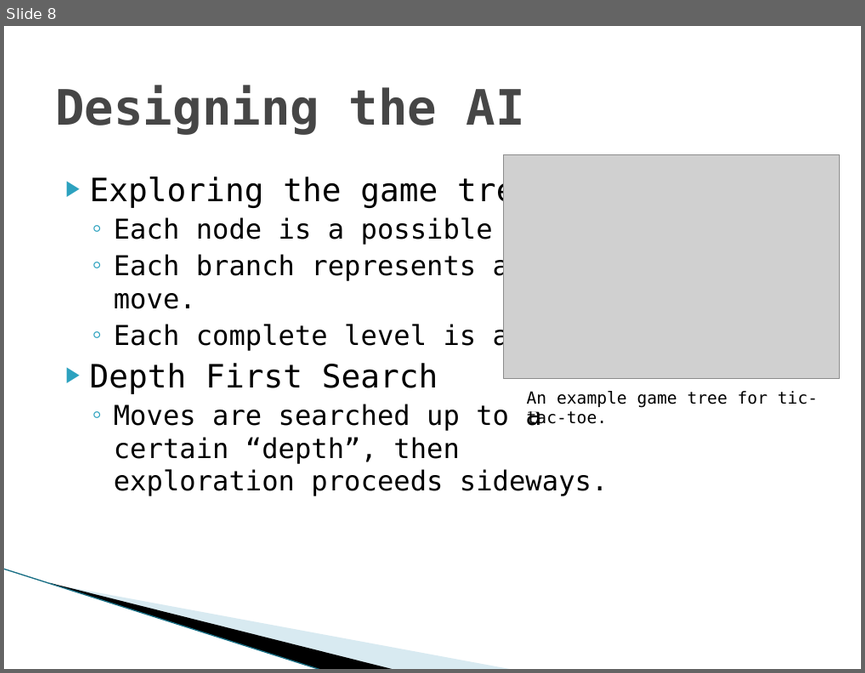
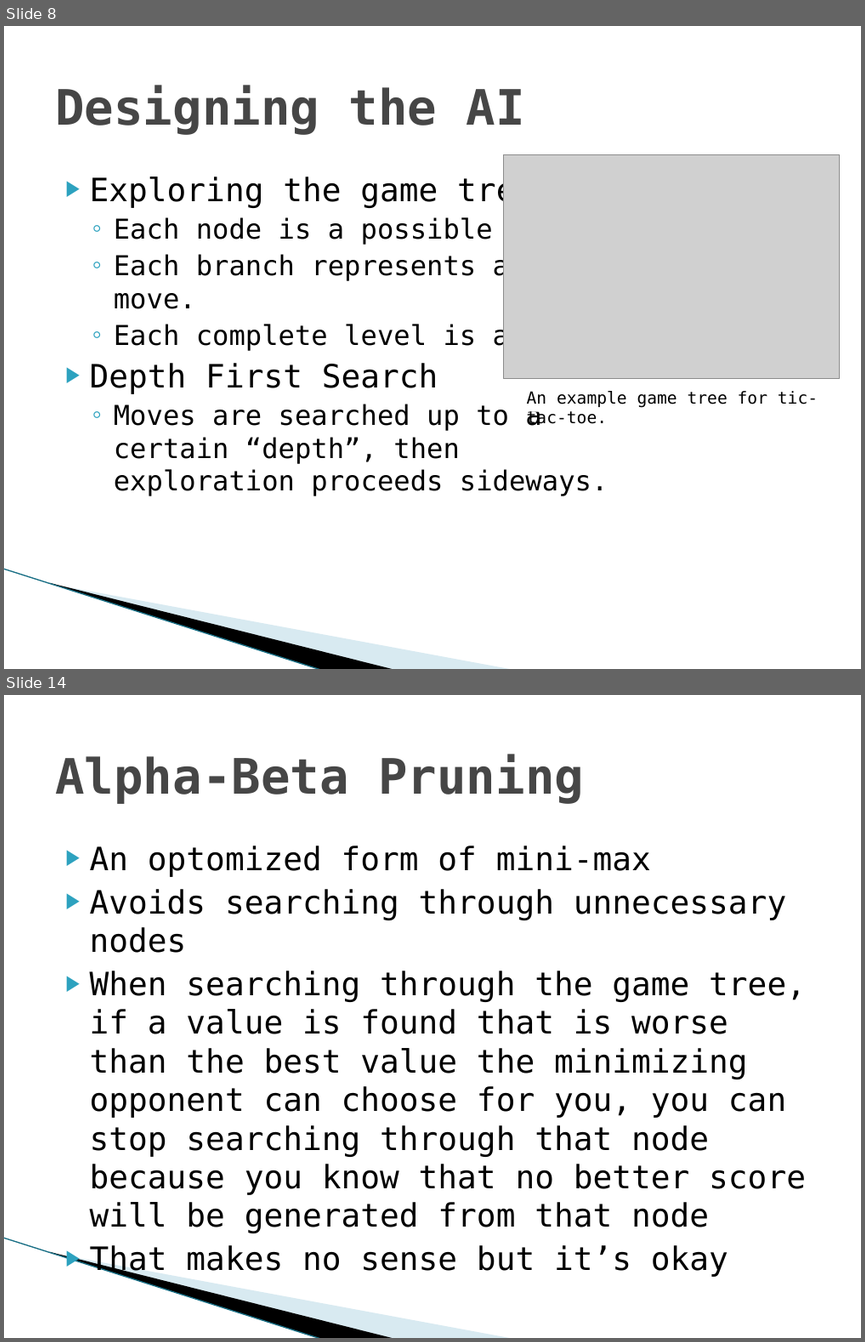
Before and after one commit to TadCordle/Senior-Project, a slide deck: Game Theory and Artificial Intelligence Design.pptx. Shown one above the other, each under a label of ours: slide 8 before the commit, slides 8 and 14 after it; the slides between them are not shown. The pictures are 865x673 and 865x1342 pixels, drawn with LibreOffice and Linux fonts; fonts in the diff are those of the drawing; grey boxes stand for pictures; background and template pictures are left out. Boxes give left, top, right and bottom in pixels: in the first picture for what was removed or moved away, otherwise in the second. Text is boxed around its words. In the diff, an @@ line names an element or a change of style, - is before the commit and + after.

```diff
--- a/Game Theory and Artificial Intelligence Design.pptx
+++ b/Game Theory and Artificial Intelligence Design.pptx
@@ slide 14 added at box(4, 695, 861, 1338), background #FFFFFF; not listed: 3 template elements that a slide beside it also shows @@
@@ title added at box(55, 754, 584, 804), 41 pt, text #464646, bold @@
+Alpha-Beta Pruning
@@ text added at box(90, 845, 806, 1277), 27 pt, text #000000 @@
+▶ An optomized form of mini-max
+▶ Avoids searching through unnecessary nodes
+▶ When searching through the game tree, if a value is found that is worse than the best value the minimizing opponent can choose for you, you can stop searching through that node because you know that no better score will be generated from that node
+▶ That makes no sense but it’s okay
```
Also in this commit, not shown: 1 slide changed, 11 other slides added.
